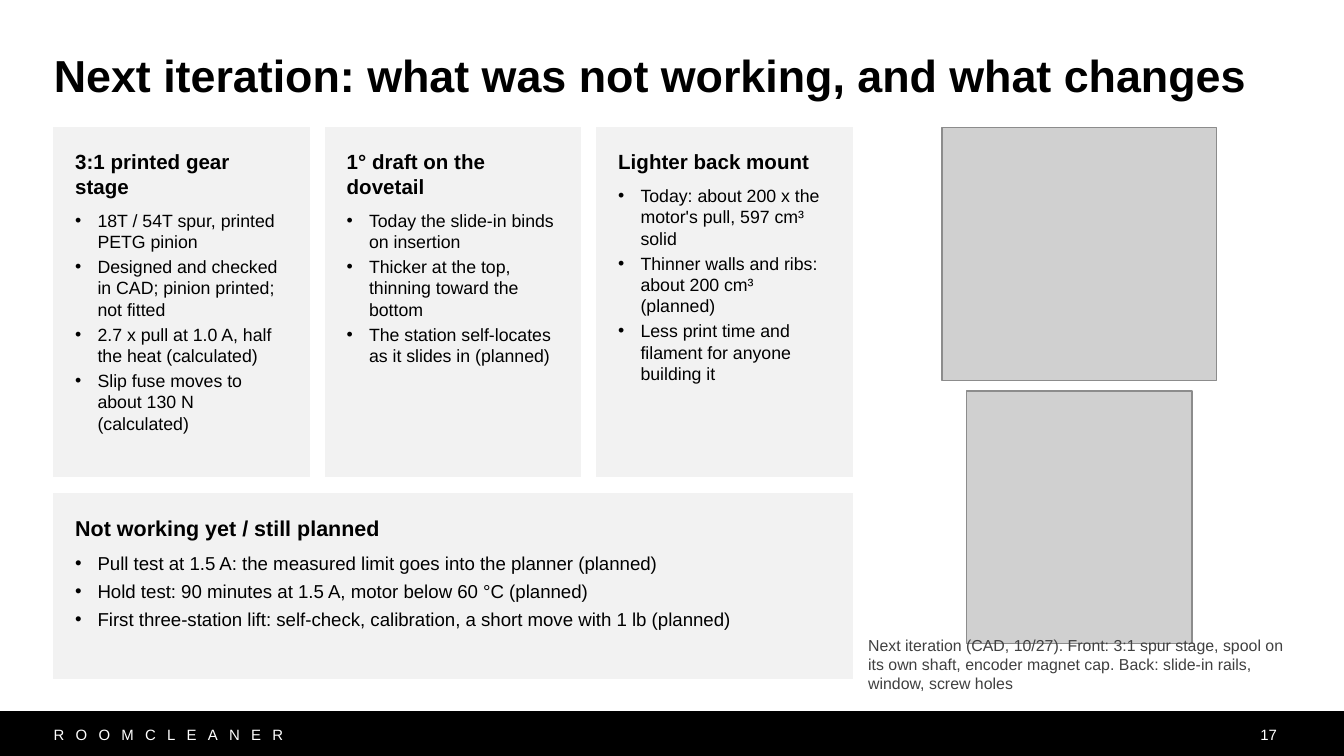
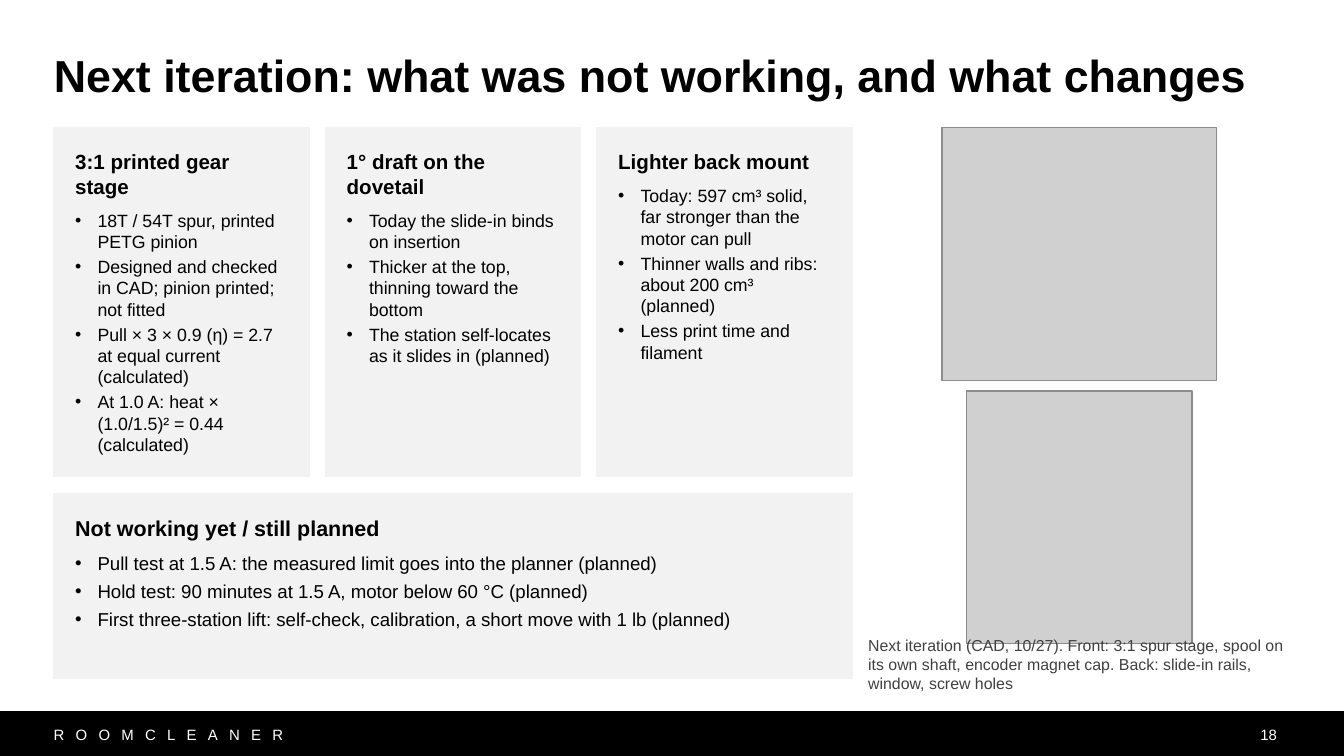
Before and after one commit to Jaspario1199/RoomCleaner, a slide deck: slide 18 of docs/presentation/deck_v10/RoomCleaner_Buntinx_v10.pptx (slide 17 before the commit). Drawn at 1344x756 pixels with LibreOffice and Linux fonts; fonts in the diff are those of the drawing; grey boxes stand for pictures. Boxes give left, top, right and bottom in pixels: in the first picture for what was removed or moved away, otherwise in the second. Text is boxed around its words. In the diff, an @@ line names an element or a change of style, - is before the commit and + after.

```diff
--- a/docs/presentation/deck_v10/RoomCleaner_Buntinx_v10.pptx
+++ b/docs/presentation/deck_v10/RoomCleaner_Buntinx_v10.pptx
@@ text in rectangle at bbox=[641, 189, 807, 249]: text changed @@
-• Today: about 200 x the motor's pull, 597 cm³ solid
+• Today: 597 cm³ solid, far stronger than the motor can pull
@@ text in rectangle at bbox=[98, 328, 273, 455]: text changed @@
-• 2.7 x pull at 1.0 A, half the heat (calculated)
-• Slip fuse moves to about 130 N (calculated)
+• Pull × 3 × 0.9 (η) = 2.7 at equal current (calculated)
+• At 1.0 A: heat × (1.0/1.5)² = 0.44 (calculated)
@@ text in rectangle at bbox=[641, 324, 790, 359]: text changed @@
-• Less print time and filament for anyone building it
+• Less print time and filament
@@ page number at bbox=[1260, 729, 1277, 740]: text changed @@
-17
+18
```
Also in this commit, not shown: 9 other slides changed, 3 slides added, 2 slides removed, 9 other files.
